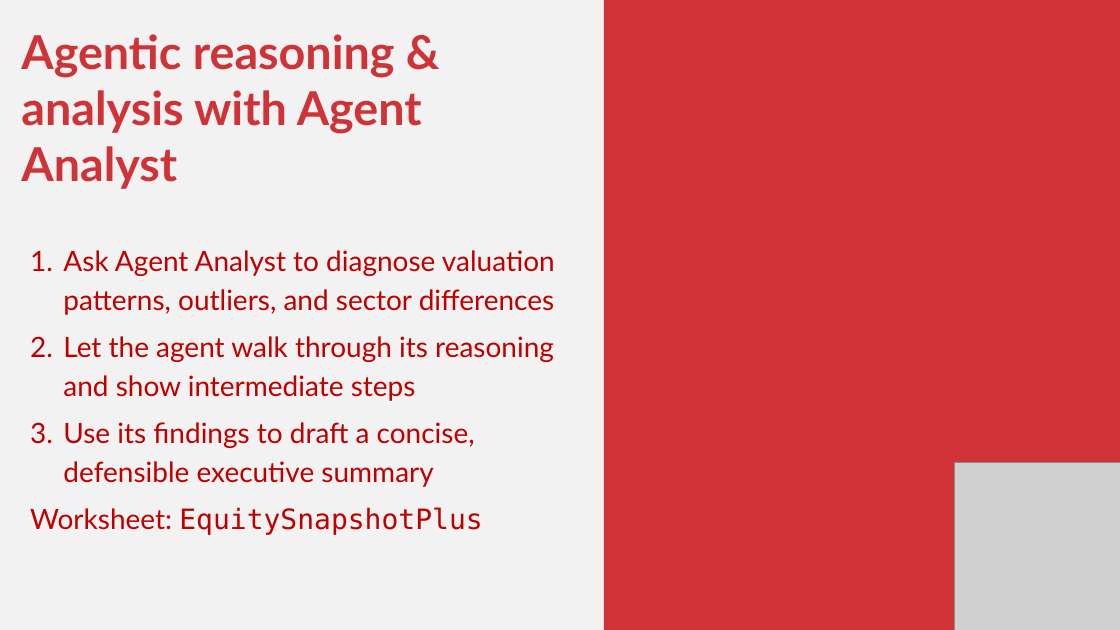
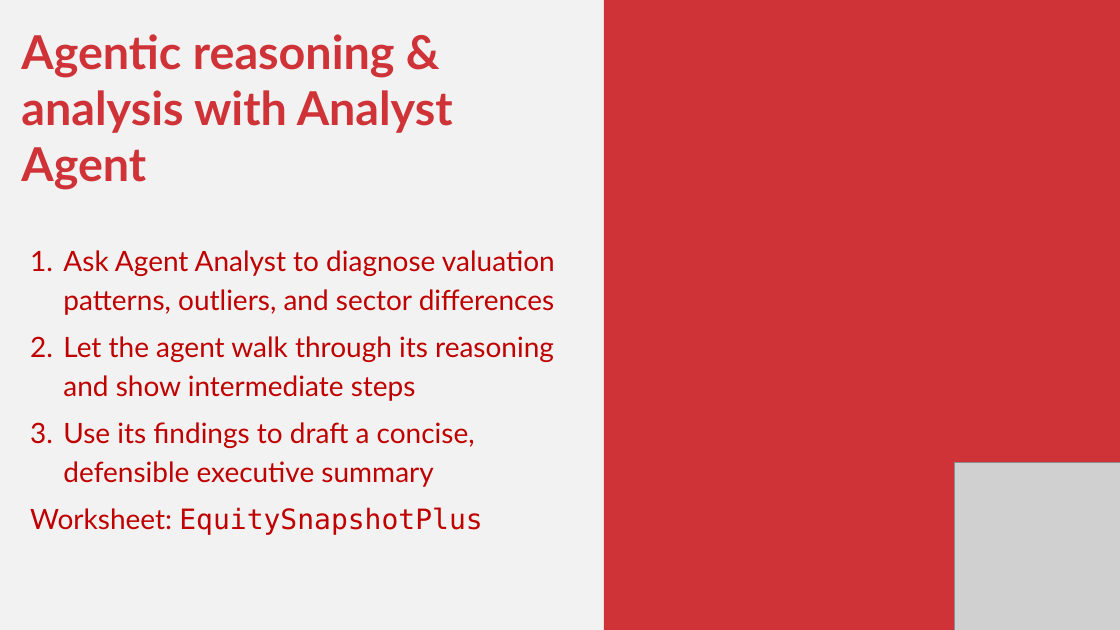
Before and after one commit to stringfestdata/ai-excel-financial-modelers-fmi, a slide deck: slide 8 of ai-financial-modeling-fmi.pptx. Drawn at 1120x630 pixels with LibreOffice and Linux fonts; fonts in the diff are those of the drawing; grey boxes stand for pictures. Boxes give left, top, right and bottom in pixels: in the first picture for what was removed or moved away, otherwise in the second. Text is boxed around its words. In the diff, an @@ line names an element or a change of style, - is before the commit and + after.

```diff
--- a/ai-financial-modeling-fmi.pptx
+++ b/ai-financial-modeling-fmi.pptx
@@ text at [21,34,453,190]: text changed @@
-Agentic reasoning & analysis with Agent Analyst
+Agentic reasoning & analysis with Analyst Agent
```
Also in this commit, not shown: 1 other file.
